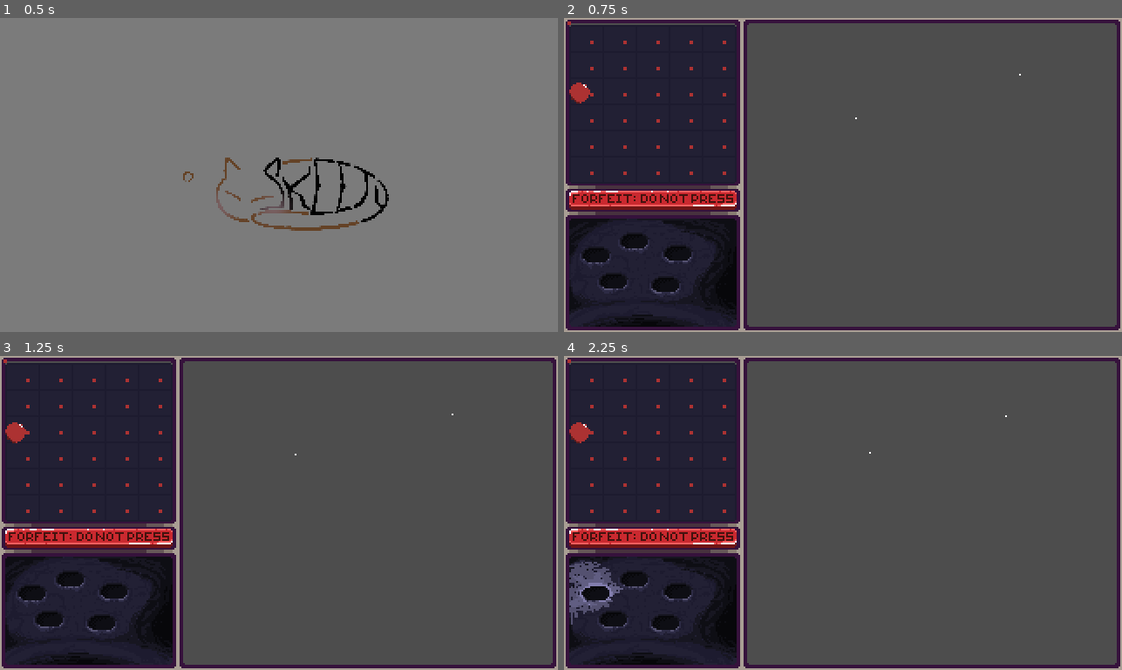
Above: before the commit, frames 1-4 (two rows, left to right).
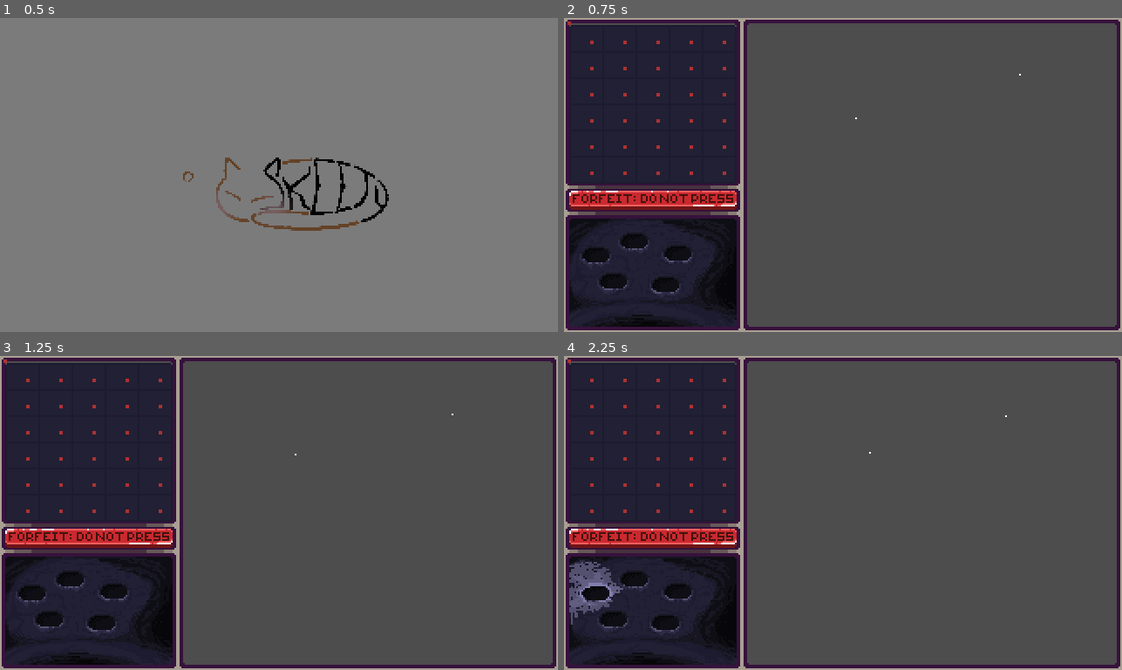
Above: after the commit, the same moments.

Repository: Team-Skeejy/ld55_summoning
Game: Godot game, scene res://scenes/roots/splash/splash_screen.tscn
Two runs of this game, one before a commit and one after it. Both use one fixed random seed, a clock stepped at 60 frames per second and the inputs below.
Inputs (mouse positions are in pixels of both pictures, inside the frame that each line leads up to):
- Up to frame 1 (0.5 s): no input
- Up to frame 2 (0.75 s): tap Enter at 0.5 s; move the mouse to (965, 159) at 0.52 s; tap Tab (Tab) at 0.6 s; click (965, 159) at 0.67 s
- Up to frame 3 (1.25 s): no input
- Up to frame 4 (2.25 s): drag from (630, 578) to (653, 440) at 1.27 s; tap Space at 2 s; move the mouse to (597, 594) at 2.02 s; tap Tab (Tab) at 2.1 s; click (597, 594) at 2.17 s

Frame 1 is identical in both runs. In frame 2, 0.2% of the frame differs, in the area x 0-5%, y 20-28%; in frame 3, 0.2%; in frame 4, 0.2%.

Commit message:
removed unused guff

Diff:
--- a/scenes/roots/game/game.tscn
+++ b/scenes/roots/game/game.tscn
@@ -6,8 +6,6 @@
 [ext_resource type="Script" path="res://scenes/roots/game/DudeContainer.gd" id="3_3ugd2"]
 [ext_resource type="PackedScene" uid="uid://ddek8n8d6064c" path="res://scenes/characters/Dude.tscn" id="3_pu32q"]
 [ext_resource type="PackedScene" uid="uid://ckm3g6n5hhpn" path="res://scenes/ui_entities/base/ui_entity_draggable.tscn" id="8_shgoh"]
-
-[sub_resource type="WorldBoundaryShape2D" id="WorldBoundaryShape2D_blors"]
 
 [node name="Game" type="Node2D" node_paths=PackedStringArray("ui", "container")]
 script = ExtResource("1_yek46")
@@ -29,11 +27,10 @@
 [node name="FadeTransition" parent="." node_paths=PackedStringArray("animationPlayer") instance=ExtResource("2_8k2ii")]
 animationPlayer = NodePath("ColorRect/AnimationPlayer")
 
-[node name="DudeContainer" type="Node2D" parent="." node_paths=PackedStringArray("good_home", "bad_home", "template_entity")]
+[node name="DudeContainer" type="Node2D" parent="." node_paths=PackedStringArray("good_home", "bad_home")]
 script = ExtResource("3_3ugd2")
 good_home = NodePath("Home1")
 bad_home = NodePath("Home2")
-template_entity = NodePath("../Entity")
 
 [node name="Goodie" parent="DudeContainer" node_paths=PackedStringArray("parentContainer", "homeNode", "stateMachine") instance=ExtResource("3_pu32q")]
 position = Vector2(166, 57)
@@ -54,29 +51,5 @@
 [node name="Home2" type="Node2D" parent="DudeContainer"]
 position = Vector2(269, 28)
 
-[node name="BorderBox" type="RigidBody2D" parent="."]
-freeze = true
-
-[node name="CollisionShape2D" type="CollisionShape2D" parent="BorderBox"]
-position = Vector2(320, 180)
-shape = SubResource("WorldBoundaryShape2D_blors")
-
-[node name="CollisionShape2D4" type="CollisionShape2D" parent="BorderBox"]
-position = Vector2(320, 180)
-rotation = -1.5708
-shape = SubResource("WorldBoundaryShape2D_blors")
-
-[node name="CollisionShape2D2" type="CollisionShape2D" parent="BorderBox"]
-rotation = 3.14159
-shape = SubResource("WorldBoundaryShape2D_blors")
-
-[node name="CollisionShape2D3" type="CollisionShape2D" parent="BorderBox"]
-rotation = 1.5708
-shape = SubResource("WorldBoundaryShape2D_blors")
-
-[node name="Entity" parent="." node_paths=PackedStringArray("collider") instance=ExtResource("8_shgoh")]
-position = Vector2(-46, 41)
-collider = NodePath("CollisionShape2D")
-
 [connection signal="summon" from="Ui" to="." method="_on_ui_summon"]
 [connection signal="dude_killed" from="DudeContainer" to="." method="_on_dude_container_dude_killed"]
Not shown: 1 places in scenes/roots/game/game.tscn that only renumber resources
